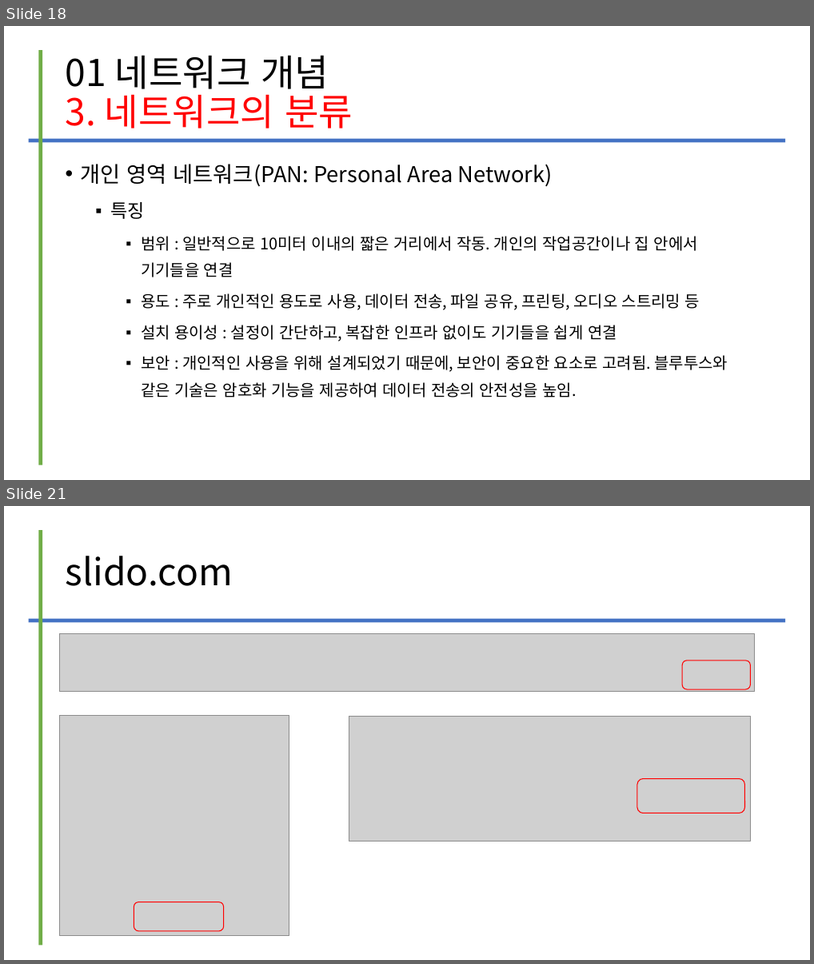
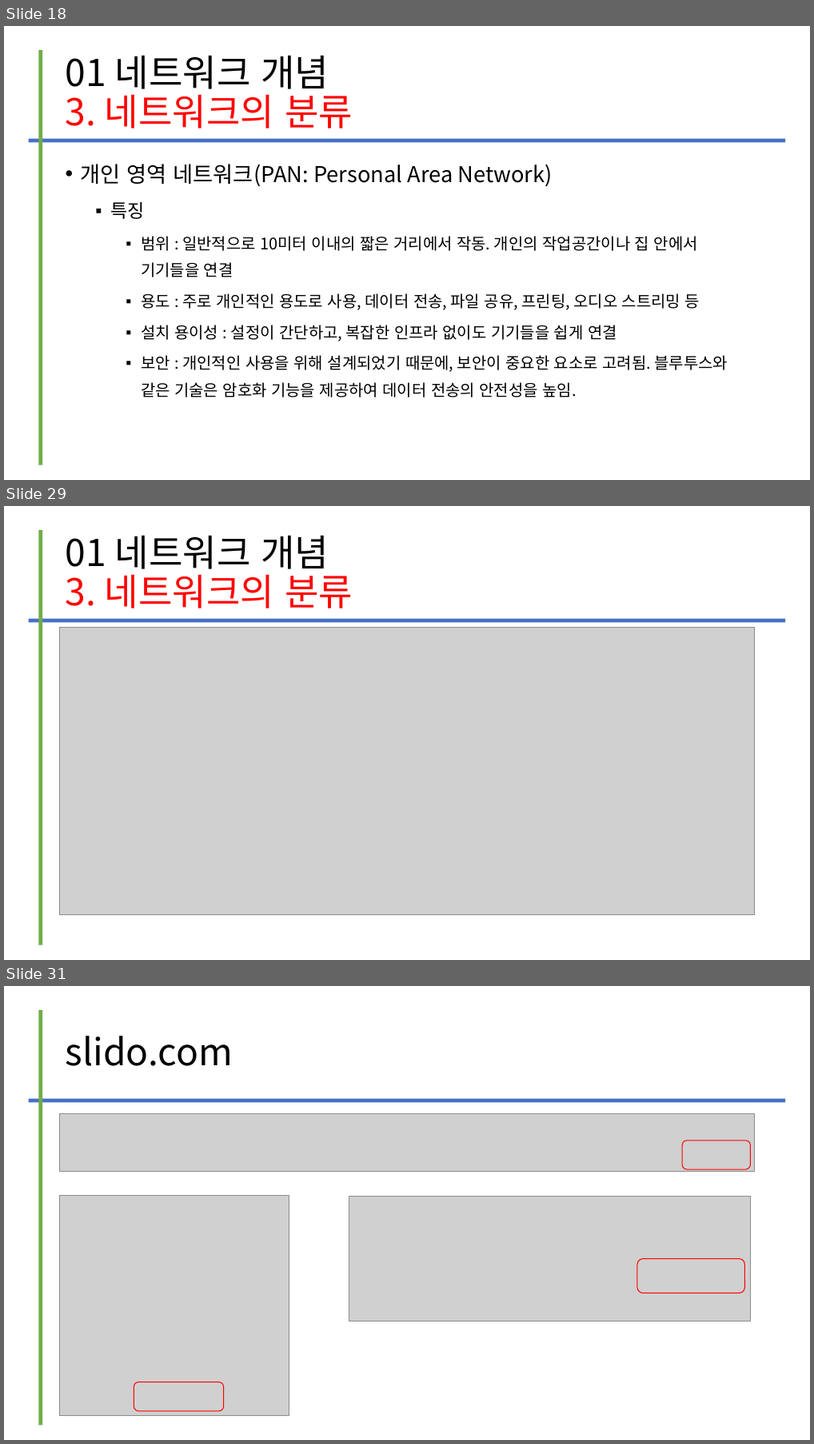
Before and after one commit to kig2929kig/2025-1-network, a slide deck: 컴퓨터 네트워크 - I. 네트워크의 이해.ppt. Shown one above the other, each under a label of ours: slides 18 and 21 before the commit, slides 18, 29 and 31 after it; the slides between them are not shown. The pictures are 814x964 and 814x1444 pixels, drawn with LibreOffice and Linux fonts; fonts in the diff are those of the drawing; grey boxes stand for pictures. Boxes give left, top, right and bottom in pixels: in the first picture for what was removed or moved away, otherwise in the second. Text is boxed around its words. In the diff, an @@ line names an element or a change of style, - is before the commit and + after.

```diff
--- a/컴퓨터 네트워크 - I. 네트워크의 이해.ppt
+++ b/컴퓨터 네트워크 - I. 네트워크의 이해.ppt
@@ slide 29 added at bbox=[4, 506, 810, 960], background #FFFFFF @@
@@ line added from (41, 530) to (41, 945), #70AD47 4.51 pt @@
@@ title added at bbox=[66, 535, 353, 608], 44 pt, text #FF0000 @@
+01 네트워크 개념
+3. 네트워크의 분류
@@ line added from (28, 620) to (786, 620), #4472C4 4.51 pt @@
@@ picture added at bbox=[60, 627, 754, 915] @@
@@ what was slide 21 is now slide 31 @@
```
Also in this commit, not shown: 12 other slides added, 3 slides removed.
